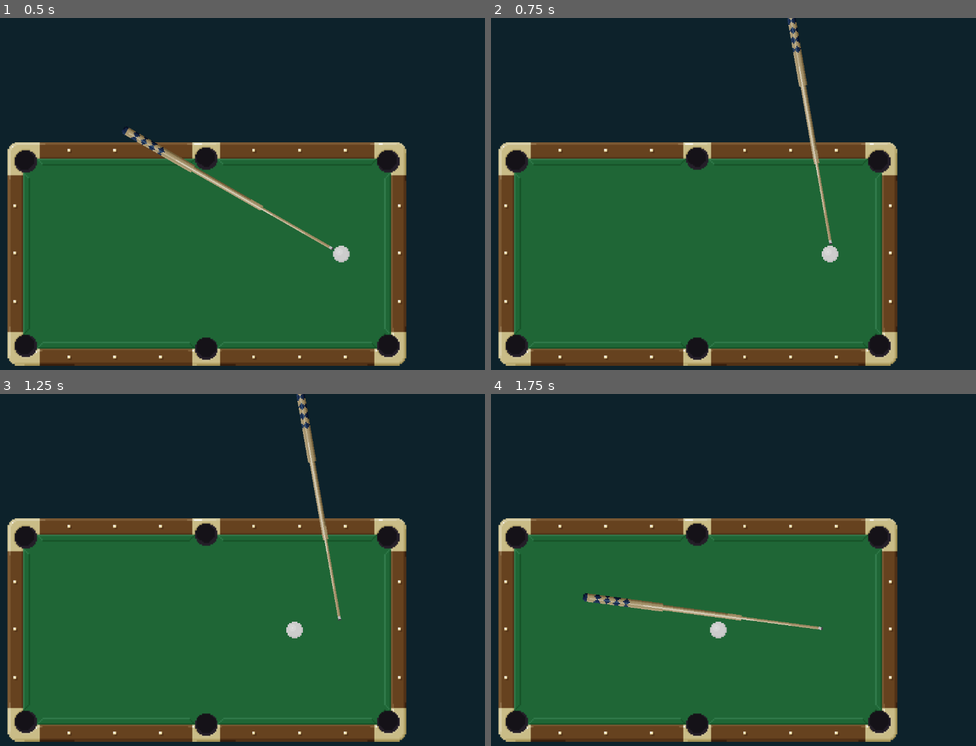
Above: before the commit, frames 1-4 (two rows, left to right).
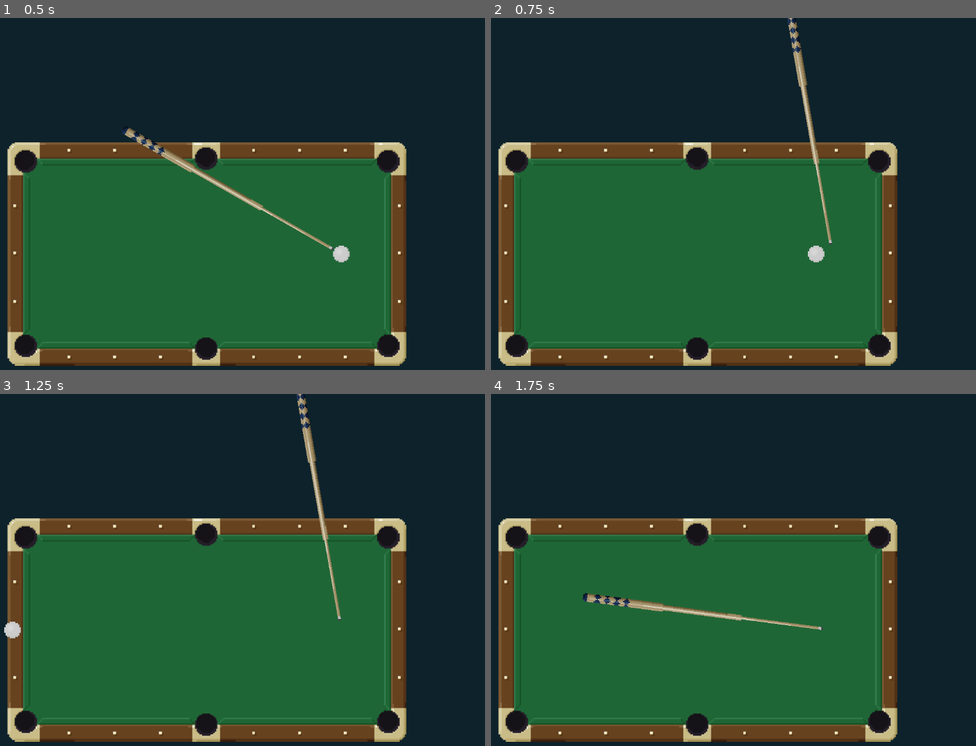
Above: after the commit, the same moments.

Repository: mamu7211/billard-game
Game: Godot game, scene res://scenes/table.tscn
Same seed, same stepped clock (60 frames per second), same inputs: the game is played once before the commit and once after it.
Inputs (mouse positions are in pixels of both pictures, inside the frame that each line leads up to):
- Up to frame 1 (0.5 s): no input
- Up to frame 2 (0.75 s): tap Enter at 0.5 s; move the mouse to (820, 183) at 0.52 s; click (820, 183) at 0.67 s
- Up to frame 3 (1.25 s): no input
- Up to frame 4 (1.75 s): move the mouse to (588, 598) at 1.27 s; click (588, 598) at 1.42 s

Frame 1 is identical in both runs. In frame 2, 0.2% of the frame differs, in the area x 65-72%, y 64-70%; in frame 3, 0.3%, in the area x 0-63%, y 64-70%; in frame 4, 0.1%.

Commit message:
Makes rotation working.

Diff:
--- a/project/scripts/table.gd
+++ b/project/scripts/table.gd
@@ -1,18 +1,23 @@
 extends Node2D
 
 var ball_scene = preload("res://scenes/ball.tscn") # Will load when parsing the script.
+var white_ball_origin : Vector2 = Vector2()
+var white_ball : RigidBody2D
+
+func _ready():
+	white_ball = find_node("white-ball")
+	white_ball_origin = white_ball.position
 
 func _input(event):
 	if event is InputEventMouseButton:
 			print("Applying force...")
-			var ball : RigidBody2D = find_node("white-ball")
 			var direction = Vector2(-1,0);
-			var impulse = direction * 100;
-			ball.apply_impulse(Vector2(),impulse)
+			var impulse = direction * 700;
+			white_ball.apply_impulse(Vector2(),impulse)
 
 func _on_game_reset_sig():
-	var ball = find_node("white-ball")
-	ball.queue_free()
-	remove_child(ball)
-	add_child(ball_scene.instance())
-#	var newBall = instance
+	white_ball.queue_free()
+	remove_child(white_ball)
+	white_ball = ball_scene.instance()
+	white_ball.position = white_ball_origin
+	add_child(white_ball)
